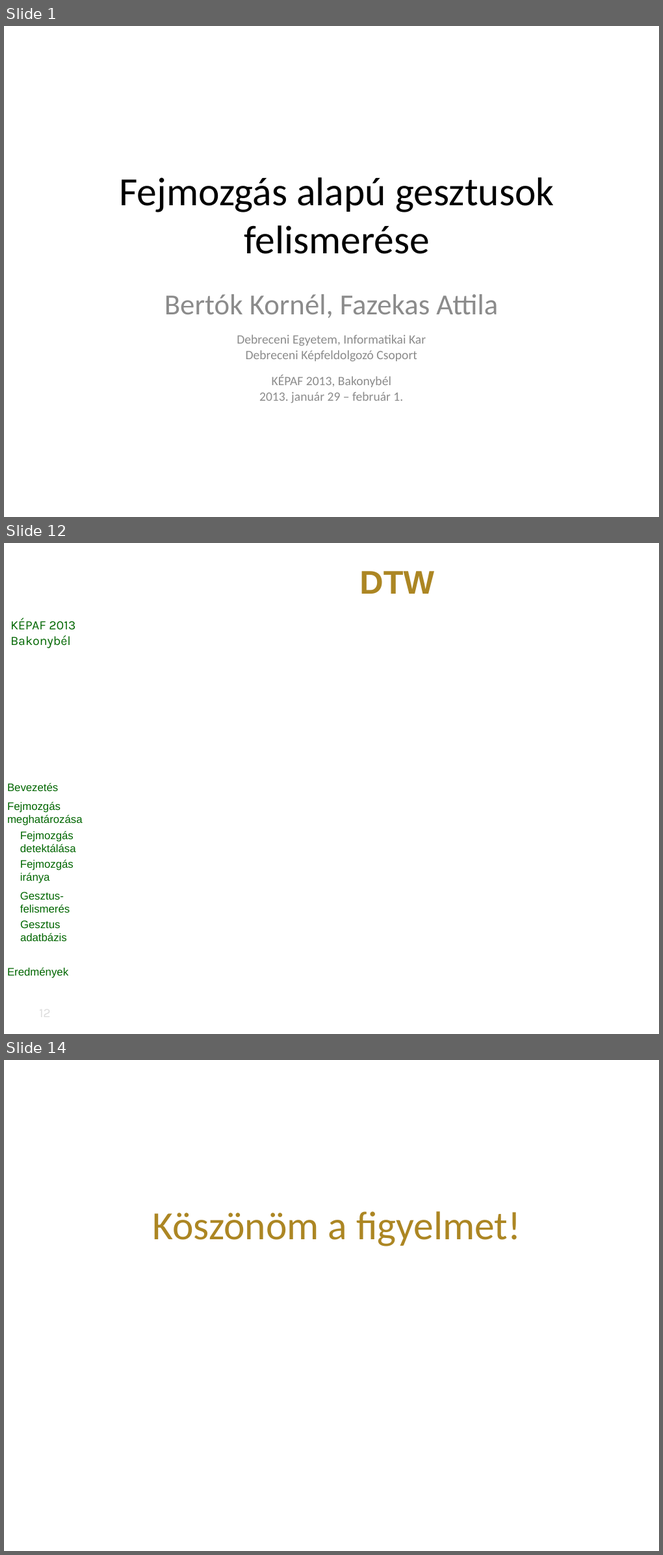
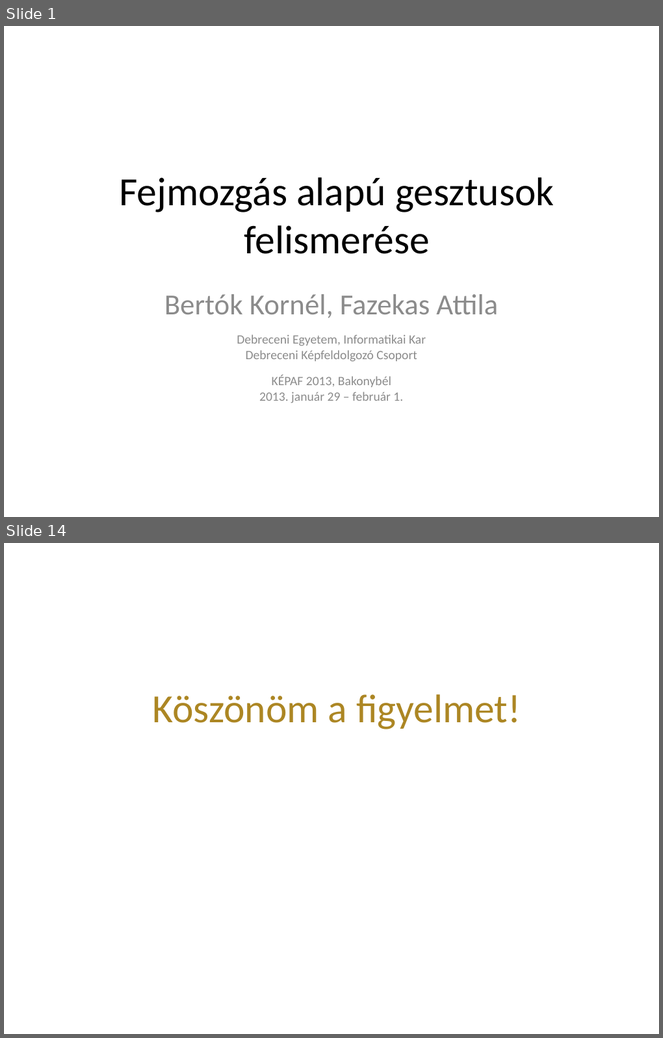
Before and after one commit to vohoaiviet/face-gesture-api, a slide deck: HeadMovement/research/kepaf/ppt/bertok.kornel.kepaf.2013.pptx. Shown one above the other, each under a label of ours: slides 1, 12 and 14 before the commit, slides 1 and 14 after it; the slides between them are not shown. The pictures are 663x1555 and 663x1038 pixels, drawn with LibreOffice and Linux fonts; fonts in the diff are those of the drawing; background and template pictures are left out. Boxes give left, top, right and bottom in pixels: in the first picture for what was removed or moved away, otherwise in the second. Text is boxed around its words. In the diff, an @@ line names an element or a change of style, - is before the commit and + after.

```diff
--- a/HeadMovement/research/kepaf/ppt/bertok.kornel.kepaf.2013.pptx
+++ b/HeadMovement/research/kepaf/ppt/bertok.kornel.kepaf.2013.pptx
@@ slide 12 removed at box(4, 543, 659, 1034), background picture (left out) @@
@@ title removed at box(360, 571, 434, 594) @@
-DTW
@@ text removed at box(10, 618, 76, 648) @@
-KÉPAF 2013
-Bakonybél
@@ text removed at box(7, 783, 83, 979) @@
-Bevezetés
-Fejmozgás meghatározása
-Fejmozgás detektálása
-Fejmozgás iránya
-Gesztus-felismerés
-Gesztus adatbázis
-DTW
-Eredmények
@@ page number removed at box(15, 1002, 76, 1025) @@
-12
```
Also in this commit, not shown: 8 slides changed, 4 slides added, 3 other slides removed.
